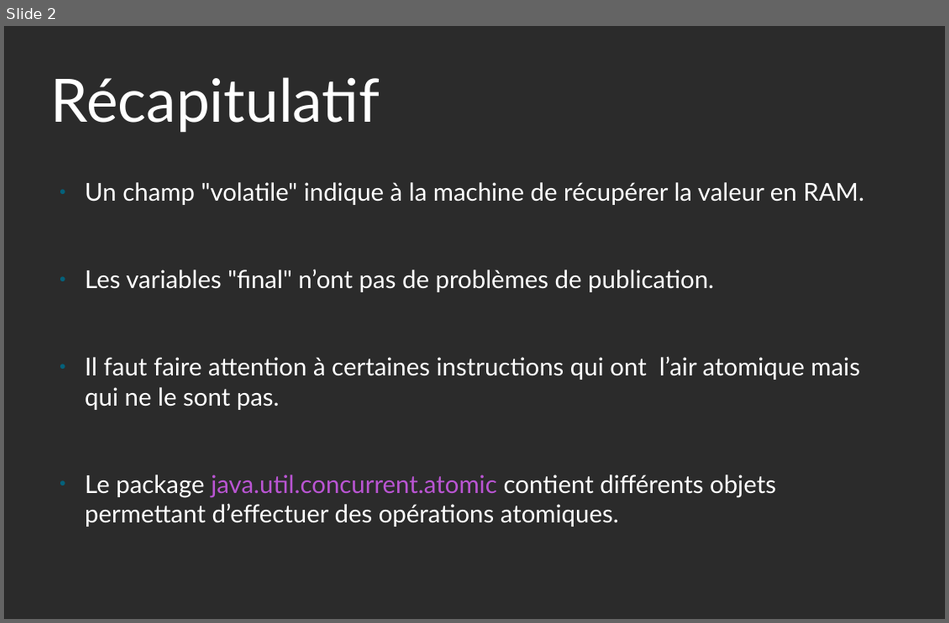
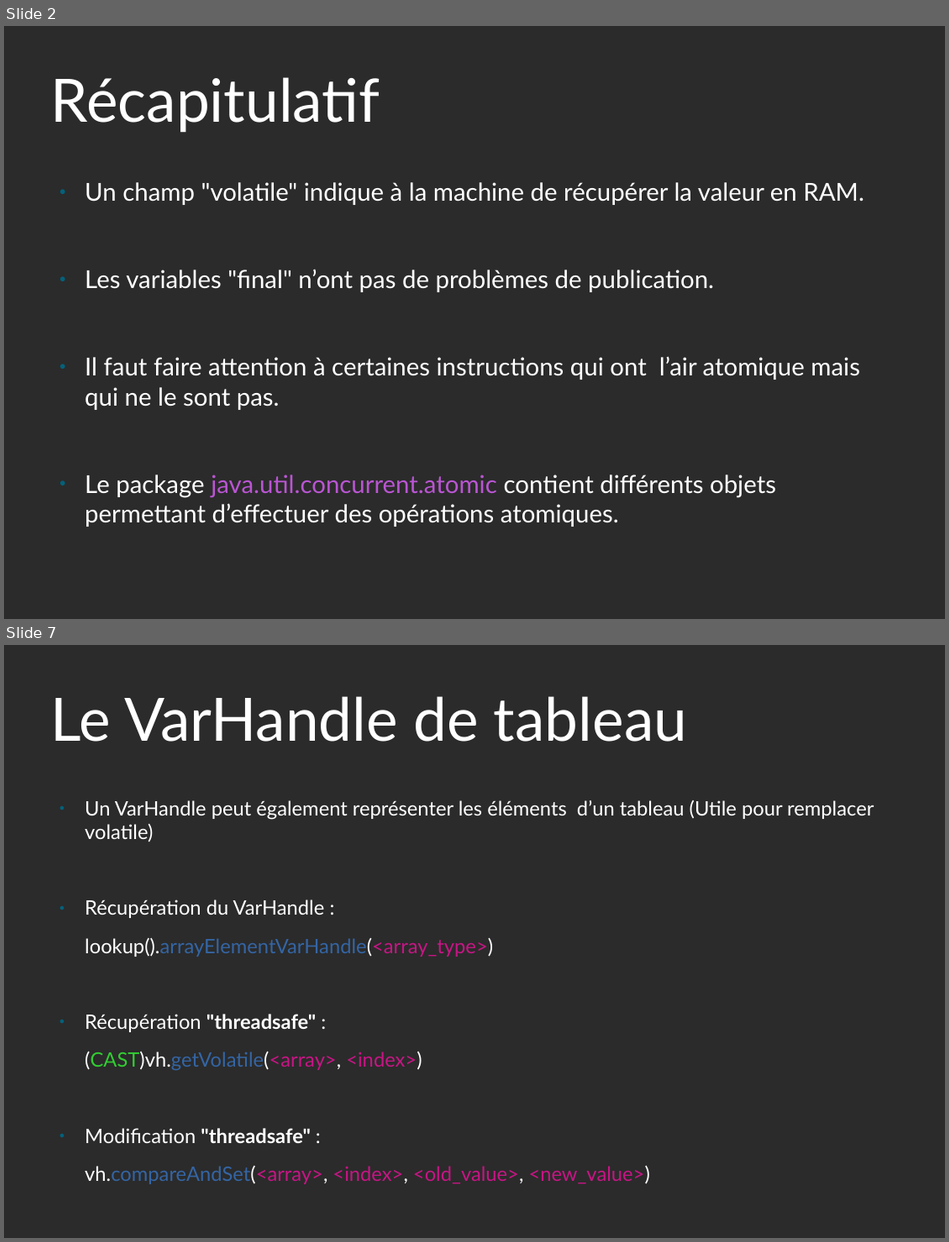
Before and after one commit to Caucorico/ESIPE, a slide deck: Concurrency-Structure/TP-02/lab02-diapos-guillaume-cau.odp. Shown one above the other, each under a label of ours: slide 2 before the commit, slides 2 and 7 after it; the slides between them are not shown. The pictures are 949x623 and 949x1242 pixels, drawn with LibreOffice and Linux fonts; fonts in the diff are those of the drawing; background and template pictures are left out; a plain dark background stands for a picture behind light text. Boxes give left, top, right and bottom in pixels: in the first picture for what was removed or moved away, otherwise in the second. Text is boxed around its words. In the diff, an @@ line names an element or a change of style, - is before the commit and + after.

```diff
--- a/Concurrency-Structure/TP-02/lab02-diapos-guillaume-cau.odp
+++ b/Concurrency-Structure/TP-02/lab02-diapos-guillaume-cau.odp
@@ slide 7 added at (4,645,945,1238), background picture (left out) @@
@@ title added at (51,696,687,742), 60 pt, text #FFFFFF @@
+Le VarHandle de tableau
@@ text added at (85,800,873,1184), 20 pt, text #FFFFFF @@
+● Un VarHandle peut également représenter les éléments d’un tableau (Utile pour remplacer volatile)
+● Récupération du VarHandle :
+lookup().arrayElementVarHandle(<array_type>)
+● Récupération "threadsafe" :
+(CAST)vh.getVolatile(<array>, <index>)
+● Modification "threadsafe" :
+vh.compareAndSet(<array>, <index>, <old_value>, <new_value>)
```
Also in this commit, not shown: 3 slides changed, 1 other slide added, 1 other file.
